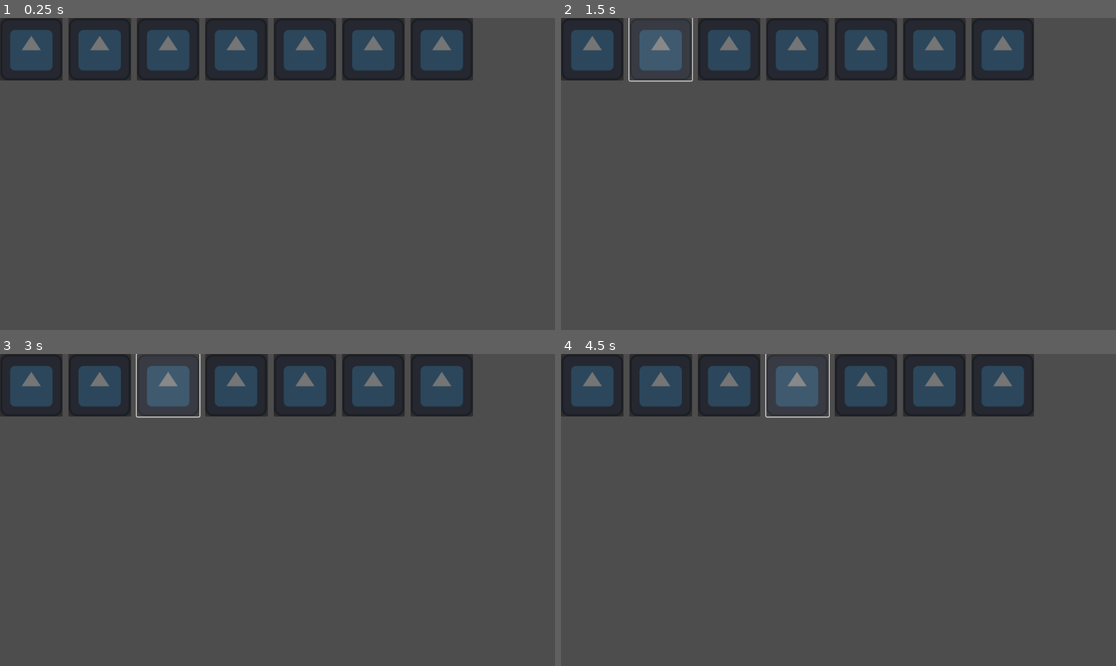
Above: before the commit, frames 1-4 (two rows, left to right).
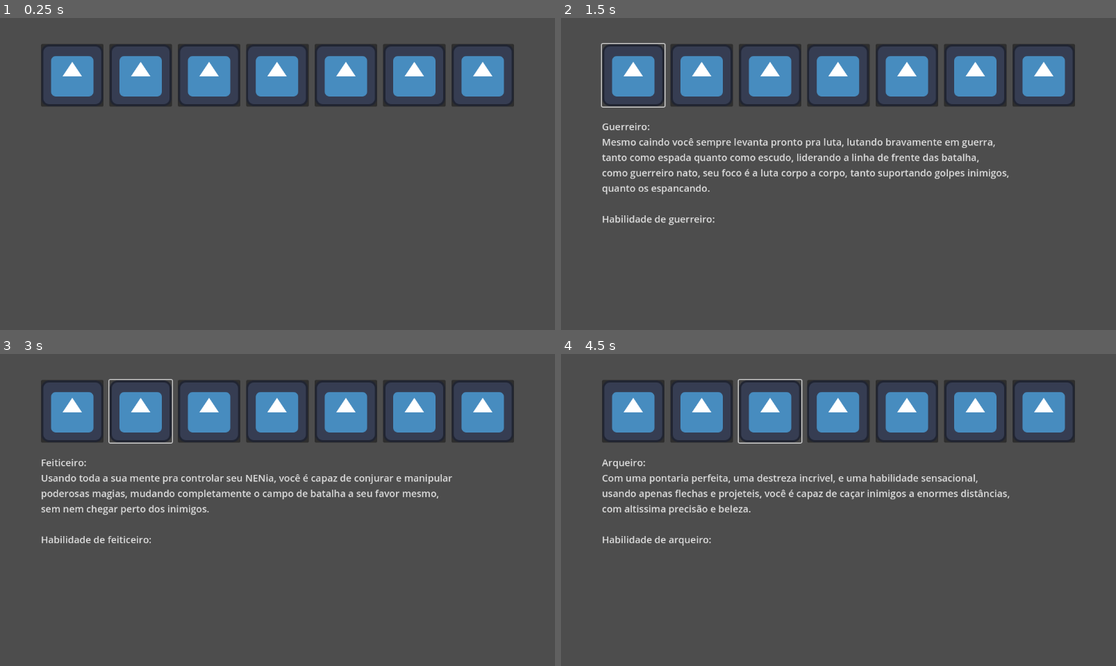
Above: after the commit, the same moments.

Repository: TharikMohamad/DiarioDeEsmeralda
Game: Godot game, scene res://scene/human_side.tscn
The game is run twice, just before and just after one commit, with the same random seed, the same clock (stepped at 60 frames per second) and the same inputs. The project has no main scene, so this scene is started directly. The engine's default icon, where the game draws it, is replaced by a stand-in: a white triangle on a blue panel in a dark square.
Inputs (mouse positions are in pixels of both pictures, inside the frame that each line leads up to):
- Up to frame 1 (0.25 s): no input
- Up to frame 2 (1.5 s): click (594, 49) at 0.52 s; click (633, 74) at 1.27 s
- Up to frame 3 (3 s): click (99, 385) at 2.02 s; click (138, 410) at 2.77 s
- Up to frame 4 (4.5 s): click (727, 385) at 3.52 s; click (771, 410) at 4.27 s

The runs differ from the first frame. In frame 1, 18% of the frame differs, in the area x 0-93%, y 0-29%; in frame 2, 21%, in the area x 0-93%, y 0-67%; in frame 3, 20%; in frame 4, 20%.

Commit message:
creation screen modified and addedtextedit to human_side

Diff:
--- a/scene/create_character.tscn
+++ /dev/null
@@ -1,35 +0,0 @@
-[gd_scene load_steps=2 format=3 uid="uid://d3air5ffmhf0s"]
-
-[ext_resource type="Texture2D" uid="uid://c3v17cu7bfuew" path="res://icon.svg" id="1_n7qo1"]
-
-[node name="CreateCharacter" type="Control"]
-layout_mode = 3
-anchors_preset = 15
-anchor_right = 1.0
-anchor_bottom = 1.0
-grow_horizontal = 2
-grow_vertical = 2
-
-[node name="Human" type="Button" parent="."]
-layout_mode = 0
-offset_left = 250.0
-offset_top = 300.0
-offset_right = 380.0
-offset_bottom = 430.0
-
-[node name="Sprite" type="Sprite2D" parent="Human"]
-z_index = -1
-position = Vector2(65, 65)
-texture = ExtResource("1_n7qo1")
-
-[node name="Being" type="Button" parent="."]
-layout_mode = 0
-offset_left = 770.0
-offset_top = 300.0
-offset_right = 900.0
-offset_bottom = 430.0
-
-[node name="Sprite" type="Sprite2D" parent="Being"]
-z_index = -1
-position = Vector2(65, 65)
-texture = ExtResource("1_n7qo1")
--- a/scene/human_side.tscn
+++ b/scene/human_side.tscn
@@ -1,6 +1,13 @@
-[gd_scene load_steps=2 format=3 uid="uid://covgit3a5hdkc"]
+[gd_scene load_steps=5 format=3 uid="uid://covgit3a5hdkc"]
 
 [ext_resource type="Texture2D" uid="uid://c3v17cu7bfuew" path="res://icon.svg" id="1_5v8xg"]
+[ext_resource type="Script" uid="uid://cxso4bm48rvhs" path="res://script/human_side.gd" id="1_ys8ky"]
+
+[sub_resource type="StyleBoxFlat" id="StyleBoxFlat_ys8ky"]
+bg_color = Color(0.6, 0.6, 0.6, 0)
+
+[sub_resource type="Theme" id="Theme_d74jo"]
+TextEdit/styles/normal = SubResource("StyleBoxFlat_ys8ky")
 
 [node name="HumanSide" type="Control"]
 layout_mode = 3
@@ -9,24 +16,31 @@
 anchor_bottom = 1.0
 grow_horizontal = 2
 grow_vertical = 2
+script = ExtResource("1_ys8ky")
 
 [node name="VBoxContainer" type="VBoxContainer" parent="."]
 layout_mode = 1
-anchors_preset = 15
-anchor_right = 1.0
-anchor_bottom = 1.0
+anchors_preset = 5
+anchor_left = 0.5
+anchor_right = 0.5
+offset_left = -491.0
+offset_right = 491.0
+offset_bottom = 647.0
 grow_horizontal = 2
-grow_vertical = 2
+
+[node name="MarginContainer" type="MarginContainer" parent="VBoxContainer"]
+custom_minimum_size = Vector2(0, 50)
+layout_mode = 2
 
 [node name="HBoxContainer" type="HBoxContainer" parent="VBoxContainer"]
 layout_mode = 2
+size_flags_horizontal = 4
 
-[node name="Button" type="Button" parent="VBoxContainer/HBoxContainer"]
+[node name="WarriorButton" type="Button" parent="VBoxContainer/HBoxContainer"]
 custom_minimum_size = Vector2(130, 130)
 layout_mode = 2
 
-[node name="Sprite2D" type="Sprite2D" parent="VBoxContainer/HBoxContainer/Button"]
-z_index = -1
+[node name="Sprite2D" type="Sprite2D" parent="VBoxContainer/HBoxContainer/WarriorButton"]
 position = Vector2(65, 65)
 texture = ExtResource("1_5v8xg")
 
@@ -34,12 +48,11 @@
 modulate = Color(1, 1, 1, 0)
 layout_mode = 2
 
-[node name="Button2" type="Button" parent="VBoxContainer/HBoxContainer"]
+[node name="SorcererButton" type="Button" parent="VBoxContainer/HBoxContainer"]
 custom_minimum_size = Vector2(130, 130)
 layout_mode = 2
 
-[node name="Sprite2D2" type="Sprite2D" parent="VBoxContainer/HBoxContainer/Button2"]
-z_index = -1
+[node name="Sprite2D2" type="Sprite2D" parent="VBoxContainer/HBoxContainer/SorcererButton"]
 position = Vector2(65, 65)
 texture = ExtResource("1_5v8xg")
 
@@ -47,12 +60,11 @@
 modulate = Color(1, 1, 1, 0)
 layout_mode = 2
 
-[node name="Button3" type="Button" parent="VBoxContainer/HBoxContainer"]
+[node name="ArcherButton" type="Button" parent="VBoxContainer/HBoxContainer"]
 custom_minimum_size = Vector2(130, 130)
 layout_mode = 2
 
-[node name="Sprite2D3" type="Sprite2D" parent="VBoxContainer/HBoxContainer/Button3"]
-z_index = -1
+[node name="Sprite2D3" type="Sprite2D" parent="VBoxContainer/HBoxContainer/ArcherButton"]
 position = Vector2(65, 65)
 texture = ExtResource("1_5v8xg")
 
@@ -60,25 +72,23 @@
 modulate = Color(1, 1, 1, 0)
 layout_mode = 2
 
-[node name="Button4" type="Button" parent="VBoxContainer/HBoxContainer"]
+[node name="RogueButton" type="Button" parent="VBoxContainer/HBoxContainer"]
 custom_minimum_size = Vector2(130, 130)
 layout_mode = 2
 
-[node name="Sprite2D4" type="Sprite2D" parent="VBoxContainer/HBoxContainer"]
-z_index = -1
-position = Vector2(490, 65)
+[node name="Sprite2D4" type="Sprite2D" parent="VBoxContainer/HBoxContainer/RogueButton"]
+position = Vector2(64, 65)
 texture = ExtResource("1_5v8xg")
 
 [node name="VSeparator4" type="VSeparator" parent="VBoxContainer/HBoxContainer"]
 modulate = Color(1, 1, 1, 0)
 layout_mode = 2
 
-[node name="Button5" type="Button" parent="VBoxContainer/HBoxContainer"]
+[node name="SamuraiButton" type="Button" parent="VBoxContainer/HBoxContainer"]
 custom_minimum_size = Vector2(130, 130)
 layout_mode = 2
 
-[node name="Sprite2D5" type="Sprite2D" parent="VBoxContainer/HBoxContainer/Button5"]
-z_index = -1
+[node name="Sprite2D5" type="Sprite2D" parent="VBoxContainer/HBoxContainer/SamuraiButton"]
 position = Vector2(65, 65)
 texture = ExtResource("1_5v8xg")
 
@@ -86,12 +96,11 @@
 modulate = Color(1, 1, 1, 0)
 layout_mode = 2
 
-[node name="Button6" type="Button" parent="VBoxContainer/HBoxContainer"]
+[node name="ClericButton" type="Button" parent="VBoxContainer/HBoxContainer"]
 custom_minimum_size = Vector2(130, 130)
 layout_mode = 2
 
-[node name="Sprite2D6" type="Sprite2D" parent="VBoxContainer/HBoxContainer/Button6"]
-z_index = -1
+[node name="Sprite2D6" type="Sprite2D" parent="VBoxContainer/HBoxContainer/ClericButton"]
 position = Vector2(65, 65)
 texture = ExtResource("1_5v8xg")
 
@@ -99,11 +108,35 @@
 modulate = Color(1, 1, 1, 0)
 layout_mode = 2
 
-[node name="Button7" type="Button" parent="VBoxContainer/HBoxContainer"]
+[node name="BardButton" type="Button" parent="VBoxContainer/HBoxContainer"]
 custom_minimum_size = Vector2(130, 130)
 layout_mode = 2
 
-[node name="Sprite2D7" type="Sprite2D" parent="VBoxContainer/HBoxContainer/Button7"]
-z_index = -1
+[node name="Sprite2D7" type="Sprite2D" parent="VBoxContainer/HBoxContainer/BardButton"]
 position = Vector2(65, 65)
 texture = ExtResource("1_5v8xg")
+
+[node name="Margin" type="MarginContainer" parent="VBoxContainer"]
+custom_minimum_size = Vector2(0, 15)
+layout_mode = 2
+
+[node name="ClassDescription" type="TextEdit" parent="VBoxContainer"]
+custom_minimum_size = Vector2(0, 400)
+layout_mode = 2
+theme = SubResource("Theme_d74jo")
+theme_override_font_sizes/font_size = 20
+
+[connection signal="mouse_entered" from="VBoxContainer/HBoxContainer/WarriorButton" to="." method="_on_warrior_button_mouse_entered"]
+[connection signal="mouse_exited" from="VBoxContainer/HBoxContainer/WarriorButton" to="." method="_on_warrior_button_mouse_exited"]
+[connection signal="mouse_entered" from="VBoxContainer/HBoxContainer/SorcererButton" to="." method="_on_sorcerer_button_mouse_entered"]
+[connection signal="mouse_exited" from="VBoxContainer/HBoxContainer/SorcererButton" to="." method="_on_sorcerer_button_mouse_exited"]
+[connection signal="mouse_entered" from="VBoxContainer/HBoxContainer/ArcherButton" to="." method="_on_archer_button_mouse_entered"]
+[connection signal="mouse_exited" from="VBoxContainer/HBoxContainer/ArcherButton" to="." method="_on_archer_button_mouse_exited"]
+[connection signal="mouse_entered" from="VBoxContainer/HBoxContainer/RogueButton" to="." method="_on_rogue_button_mouse_entered"]
+[connection signal="mouse_exited" from="VBoxContainer/HBoxContainer/RogueButton" to="." method="_on_rogue_button_mouse_exited"]
+[connection signal="mouse_entered" from="VBoxContainer/HBoxContainer/SamuraiButton" to="." method="_on_samurai_button_mouse_entered"]
+[connection signal="mouse_exited" from="VBoxContainer/HBoxContainer/SamuraiButton" to="." method="_on_samurai_button_mouse_exited"]
+[connection signal="mouse_entered" from="VBoxContainer/HBoxContainer/ClericButton" to="." method="_on_cleric_button_mouse_entered"]
+[connection signal="mouse_exited" from="VBoxContainer/HBoxContainer/ClericButton" to="." method="_on_cleric_button_mouse_exited"]
+[connection signal="mouse_entered" from="VBoxContainer/HBoxContainer/BardButton" to="." method="_on_bard_button_mouse_entered"]
+[connection signal="mouse_exited" from="VBoxContainer/HBoxContainer/BardButton" to="." method="_on_bard_button_mouse_exited"]
--- a/scene/initial_screen.tscn
+++ /dev/null
@@ -1,27 +0,0 @@
-[gd_scene load_steps=3 format=3 uid="uid://bdnvnvu1bbqg7"]
-
-[ext_resource type="Script" uid="uid://055fy50hyff4" path="res://script/tela_inicial.gd" id="1_q3cv7"]
-[ext_resource type="Texture2D" uid="uid://c3v17cu7bfuew" path="res://icon.svg" id="2_1bk63"]
-
-[node name="InitialScreen" type="Control"]
-layout_mode = 3
-anchors_preset = 15
-anchor_right = 1.0
-anchor_bottom = 1.0
-grow_horizontal = 2
-grow_vertical = 2
-script = ExtResource("1_q3cv7")
-
-[node name="InitialButton" type="Button" parent="."]
-layout_mode = 0
-offset_left = 520.0
-offset_top = 379.0
-offset_right = 650.0
-offset_bottom = 509.0
-
-[node name="Sprite2D" type="Sprite2D" parent="InitialButton"]
-z_index = -1
-position = Vector2(66, 64)
-texture = ExtResource("2_1bk63")
-
-[connection signal="pressed" from="InitialButton" to="." method="_on_initial_button_pressed"]
--- /dev/null
+++ b/scene/main.tscn
@@ -0,0 +1,96 @@
+[gd_scene load_steps=4 format=3 uid="uid://bdnvnvu1bbqg7"]
+
+[ext_resource type="Script" uid="uid://055fy50hyff4" path="res://script/initial_screen.gd" id="1_v0l8b"]
+[ext_resource type="Texture2D" uid="uid://c3v17cu7bfuew" path="res://icon.svg" id="2_wp4xf"]
+[ext_resource type="PackedScene" uid="uid://covgit3a5hdkc" path="res://scene/human_side.tscn" id="3_wp4xf"]
+
+[node name="Main" type="Control"]
+layout_mode = 3
+anchors_preset = 15
+anchor_right = 1.0
+anchor_bottom = 1.0
+grow_horizontal = 2
+grow_vertical = 2
+script = ExtResource("1_v0l8b")
+
+[node name="InitialScreen" type="Control" parent="."]
+layout_mode = 1
+anchors_preset = 15
+anchor_right = 1.0
+anchor_bottom = 1.0
+grow_horizontal = 2
+grow_vertical = 2
+
+[node name="VBoxContainer" type="VBoxContainer" parent="InitialScreen"]
+layout_mode = 1
+anchors_preset = 7
+anchor_left = 0.5
+anchor_top = 1.0
+anchor_right = 0.5
+anchor_bottom = 1.0
+offset_left = -65.0
+offset_top = -130.0
+offset_right = 65.0
+grow_horizontal = 2
+grow_vertical = 0
+
+[node name="InitialButton" type="Button" parent="InitialScreen/VBoxContainer"]
+custom_minimum_size = Vector2(130, 130)
+layout_mode = 2
+
+[node name="Sprite2D" type="Sprite2D" parent="InitialScreen/VBoxContainer/InitialButton"]
+position = Vector2(65, 65)
+texture = ExtResource("2_wp4xf")
+
+[node name="MarginContainer" type="MarginContainer" parent="InitialScreen/VBoxContainer"]
+custom_minimum_size = Vector2(0, 100)
+layout_mode = 2
+
+[node name="CreateCharacter" type="Control" parent="."]
+layout_mode = 1
+anchors_preset = 15
+anchor_right = 1.0
+anchor_bottom = 1.0
+grow_horizontal = 2
+grow_vertical = 2
+
+[node name="HBoxContainer" type="HBoxContainer" parent="CreateCharacter"]
+layout_mode = 1
+anchors_preset = 8
+anchor_left = 0.5
+anchor_top = 0.5
+anchor_right = 0.5
+anchor_bottom = 0.5
+offset_left = -234.0
+offset_top = -65.0
+offset_right = 234.0
+offset_bottom = 65.0
+grow_horizontal = 2
+grow_vertical = 2
+
+[node name="Human" type="Button" parent="CreateCharacter/HBoxContainer"]
+custom_minimum_size = Vector2(130, 130)
+layout_mode = 2
+
+[node name="Sprite2D" type="Sprite2D" parent="CreateCharacter/HBoxContainer/Human"]
+position = Vector2(65, 65)
+texture = ExtResource("2_wp4xf")
+
+[node name="VSeparator" type="VSeparator" parent="CreateCharacter/HBoxContainer"]
+modulate = Color(1, 1, 1, 0)
+custom_minimum_size = Vector2(200, 0)
+layout_mode = 2
+
+[node name="Being" type="Button" parent="CreateCharacter/HBoxContainer"]
+custom_minimum_size = Vector2(130, 130)
+layout_mode = 2
+
+[node name="Sprite2D" type="Sprite2D" parent="CreateCharacter/HBoxContainer/Being"]
+position = Vector2(65, 65)
+texture = ExtResource("2_wp4xf")
+
+[node name="HumanSide" parent="." instance=ExtResource("3_wp4xf")]
+layout_mode = 1
+
+[connection signal="pressed" from="InitialScreen/VBoxContainer/InitialButton" to="." method="_on_initial_button_pressed"]
+[connection signal="pressed" from="CreateCharacter/HBoxContainer/Human" to="." method="_on_human_pressed"]
--- /dev/null
+++ b/script/human_side.gd
@@ -0,0 +1,105 @@
+extends Control
+
+@onready var class_description: TextEdit = $VBoxContainer/ClassDescription
+
+var classes_description = {
+	1: ["Guerreiro:
+Mesmo caindo você sempre levanta pronto pra luta, lutando bravamente em guerra,
+tanto como espada quanto como escudo, liderando a linha de frente das batalha,
+como guerreiro nato, seu foco é a luta corpo a corpo, tanto suportando golpes inimigos,
+quanto os espancando.
+
+Habilidade de guerreiro:
+"],
+	2: ["Feiticeiro:
+Usando toda a sua mente pra controlar seu NENia, você é capaz de conjurar e manipular
+poderosas magias, mudando completamente o campo de batalha a seu favor mesmo,
+sem nem chegar perto dos inimigos.
+
+Habilidade de feiticeiro:
+"],
+3: ["Arqueiro:
+Com uma pontaria perfeita, uma destreza incrivel, e uma habilidade sensacional,
+usando apenas flechas e projeteis, você é capaz de caçar inimigos a enormes distâncias,
+com altissima precisão e beleza.
+
+Habilidade de arqueiro:
+"],
+4: ["Ladino:
+Uma ladrão astuto, um criminoso ligeiro, ou enganador nato, ladinos são preparados pra
+fugir de qualquer situação, e levar umas recompensas de brinde, principalmente por causa
+de seus reflexos e seu modo furtivo de ser
+
+Habilidade de ladino:
+"],
+5: ["Samurai:
+Com uma boa espada afiada, cada golpe pode ser fatal, esfaqueando os alvos,
+um a um, sua fora excepcional garante que o inimigo não consiga levantar do chão depois
+de um simples golpe, com altissima habilidade em batalha mano a mano.
+
+Habilidade de samurai:
+"],
+6: ["Clerigo:
+Sua fé pode mover montanhas, você encontrou sua força nos deuses, e usa sua fé para
+combater o inimigos, tanto pedindo ajuda de bons espiritos, quanto do mais malefico deles,
+esses espiritos podem te trazer consequências,  mas com fé tudo é possivel.
+
+Habilidade de clerigo:
+"],
+7: ["Bardo:
+Suas belas e doces canções, misturadas com um pouco de poder, podem fazer qualquer coisa,
+como abater inimigos, ajudar aliados ou encantar belas donzelas, com seus instrumentos solta sons
+capaz de trazer efeitos poderosos a todos que ouvem.
+
+Habilidade de bardo:
+"]
+}
+
+func _on_warrior_button_mouse_entered() -> void:
+	$VBoxContainer/ClassDescription.visible = true
+	$VBoxContainer/ClassDescription.text = classes_description[1][0]
+
+func _on_warrior_button_mouse_exited() -> void:
+	$VBoxContainer/ClassDescription.visible = false
+
+func _on_sorcerer_button_mouse_entered() -> void:
+	$VBoxContainer/ClassDescription.visible = true
+	$VBoxContainer/ClassDescription.text = classes_description[2][0]
+
+func _on_sorcerer_button_mouse_exited() -> void:
+	$VBoxContainer/ClassDescription.visible = false
+
+func _on_archer_button_mouse_entered() -> void:
+	$VBoxContainer/ClassDescription.visible = true
+	$VBoxContainer/ClassDescription.text = classes_description[3][0]
+
+func _on_archer_button_mouse_exited() -> void:
+	$VBoxContainer/ClassDescription.visible = false
+
+func _on_rogue_button_mouse_entered() -> void:
+	$VBoxContainer/ClassDescription.visible = true
+	$VBoxContainer/ClassDescription.text = classes_description[4][0]
+
+func _on_rogue_button_mouse_exited() -> void:
+	$VBoxContainer/ClassDescription.visible = false
+
+func _on_samurai_button_mouse_entered() -> void:
+	$VBoxContainer/ClassDescription.visible = true
+	$VBoxContainer/ClassDescription.text = classes_description[5][0]
+
+func _on_samurai_button_mouse_exited() -> void:
+	$VBoxContainer/ClassDescription.visible = false
+
+func _on_cleric_button_mouse_entered() -> void:
+	$VBoxContainer/ClassDescription.visible = true
+	$VBoxContainer/ClassDescription.text = classes_description[6][0]
+
+func _on_cleric_button_mouse_exited() -> void:
+	$VBoxContainer/ClassDescription.visible = false
+
+func _on_bard_button_mouse_entered() -> void:
+	$VBoxContainer/ClassDescription.visible = true
+	$VBoxContainer/ClassDescription.text = classes_description[7][0]
+
+func _on_bard_button_mouse_exited() -> void:
+	$VBoxContainer/ClassDescription.visible = false
--- /dev/null
+++ b/script/initial_screen.gd
@@ -0,0 +1,24 @@
+extends Control
+
+
+var initial_button: bool = false
+@onready var initial_screen: Control = $InitialScreen
+@onready var create_character: Control = $CreateCharacter
+@onready var human_side: Control = $HumanSide
+
+func _ready() -> void:
+	$CreateCharacter.visible = false
+	$InitialScreen.visible = true
+	$HumanSide.visible = false
+
+func _process(delta: float) -> void:
+	if initial_button:
+		_on_initial_button_pressed()
+
+func _on_initial_button_pressed() -> void:
+	$InitialScreen.visible = false
+	$CreateCharacter.visible = true
+
+func _on_human_pressed() -> void:
+	$CreateCharacter.visible = false
+	$HumanSide.visible = true
--- a/script/tela_inicial.gd
+++ /dev/null
@@ -1,4 +0,0 @@
-extends Control
-
-func _on_initial_button_pressed() -> void:
-	get_tree().change_scene_to_file("res://scene/create_character.tscn")
Not shown, added: script/human_side.gd.uid
Renamed: script/tela_inicial.gd.uid -> script/initial_screen.gd.uid
